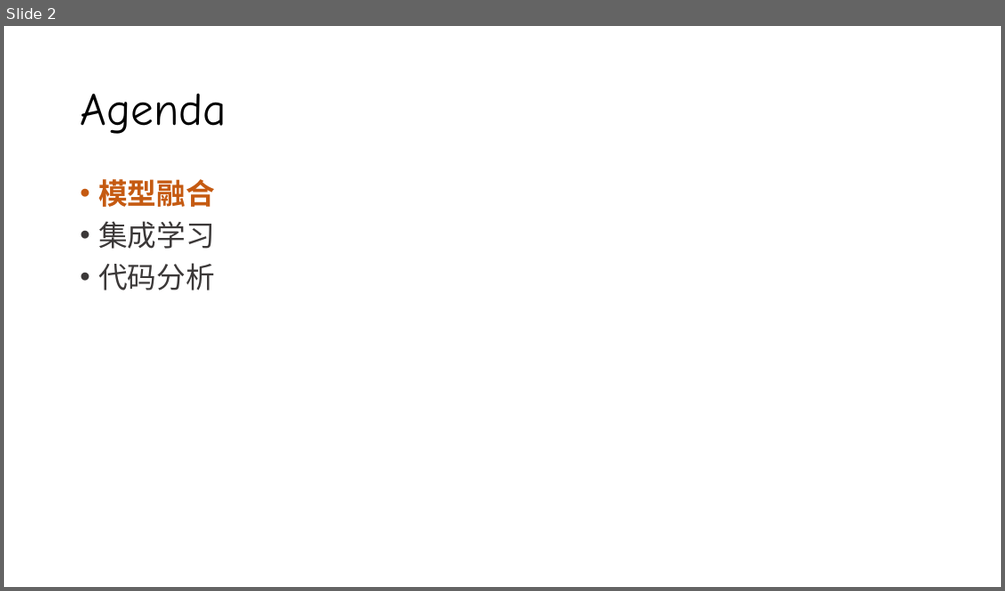
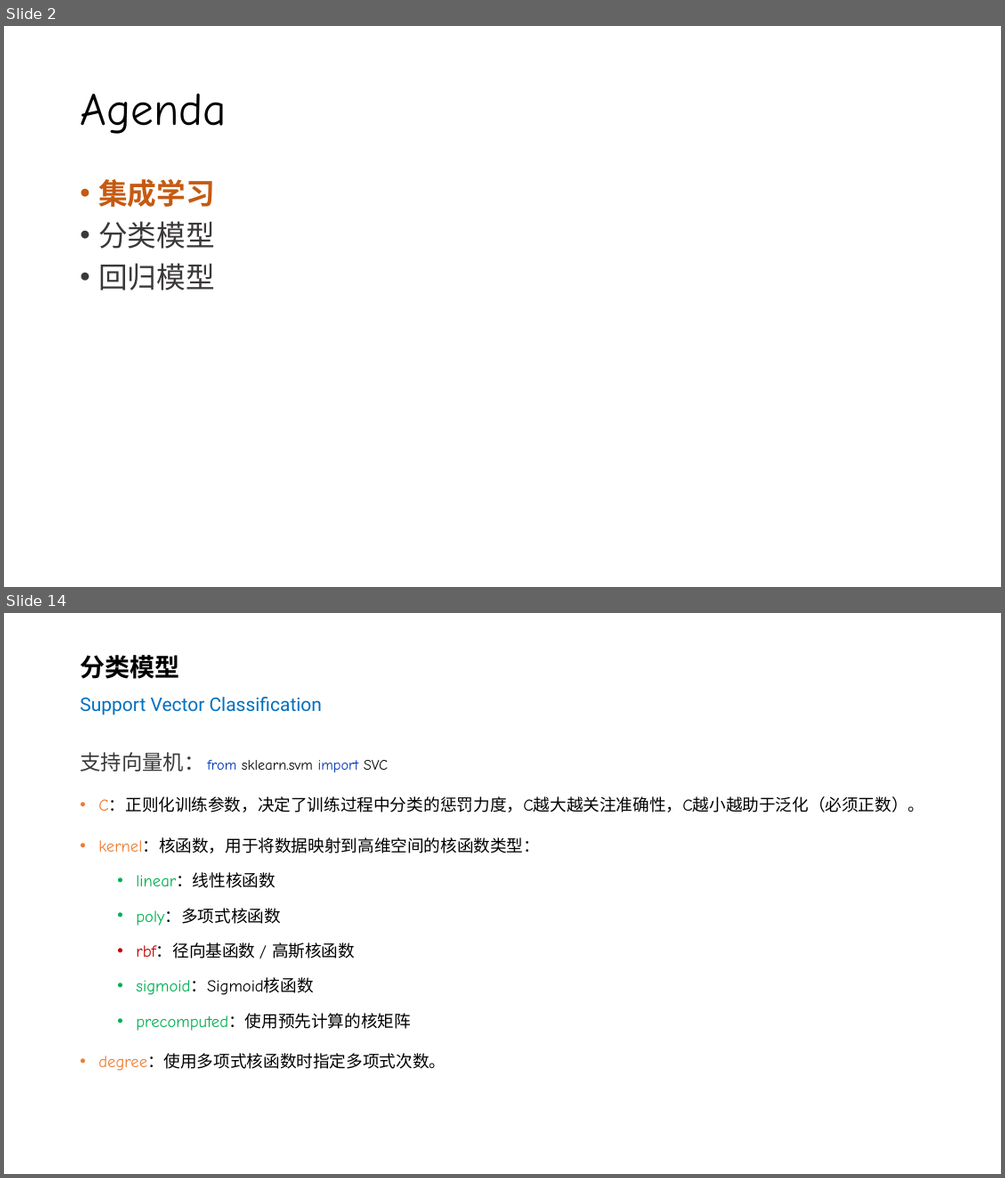
Before and after one commit to silentbalanceyh/cda-exam, a slide deck: ppt/06.模型选择.pptx. Shown one above the other, each under a label of ours: slide 2 before the commit, slides 2 and 14 after it; the slides between them are not shown. The pictures are 1005x591 and 1005x1178 pixels, drawn with LibreOffice and Linux fonts; fonts in the diff are those of the drawing; background and template pictures are left out. Boxes give left, top, right and bottom in pixels: in the first picture for what was removed or moved away, otherwise in the second. Text is boxed around its words. In the diff, an @@ line names an element or a change of style, - is before the commit and + after.

Commit message:
模型选择

```diff
--- a/ppt/06.模型选择.pptx
+++ b/ppt/06.模型选择.pptx
@@ slide 14 added at (x1=4, y1=613, x2=1001, y2=1174), background #FFFFFF @@
@@ title added at (x1=80, y1=655, x2=322, y2=715), 18 pt, text #0070C0 @@
+分类模型
+Support Vector Classification
@@ text added at (x1=80, y1=752, x2=924, y2=1070), 16 pt, text #000000 @@
+支持向量机： from sklearn.svm import SVC
+• C：正则化训练参数，决定了训练过程中分类的惩罚力度，C越大越关注准确性，C越小越助于泛化（必须正数）。
+• kernel：核函数，用于将数据映射到高维空间的核函数类型：
+  • linear：线性核函数
+  • poly：多项式核函数
+  • rbf：径向基函数 / 高斯核函数
+  • sigmoid：Sigmoid核函数
+  • precomputed：使用预先计算的核矩阵
+• degree：使用多项式核函数时指定多项式次数。
@@ slide 2 changed as well @@
@@ text at (x1=98, y1=179, x2=215, y2=207): paragraph removed @@
-• 模型融合
@@ text at (x1=98, y1=179, x2=215, y2=207): text colour #3B3838 to #C55A11, bold on in "集成学习" @@
@@ text at (x1=98, y1=221, x2=215, y2=290): text changed @@
-• 代码分析视界
+• 分类模型
+• 回归模型
```
Also in this commit, not shown: 1 other slide changed, 28 other slides added, 2 other files.
